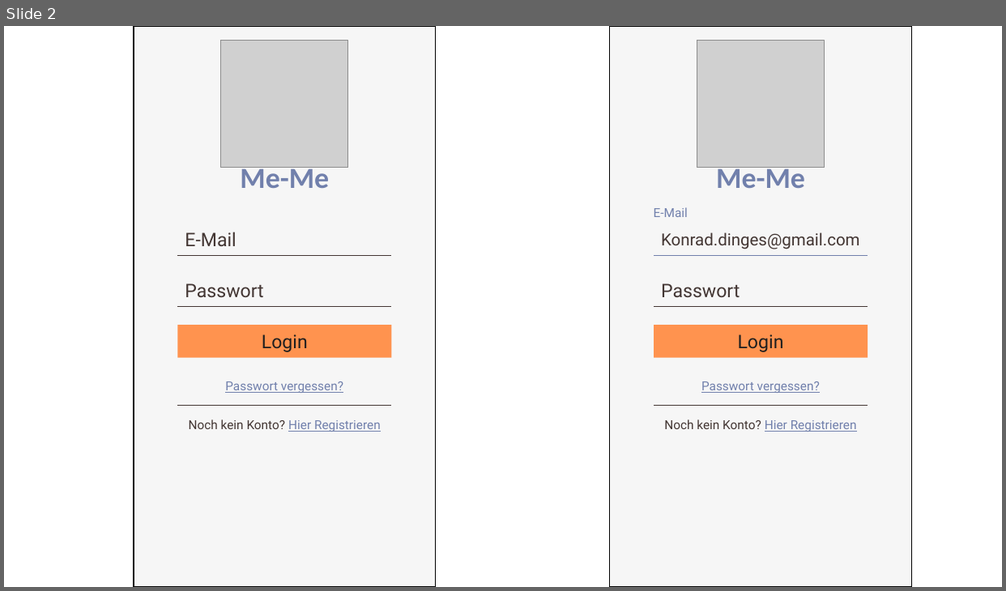
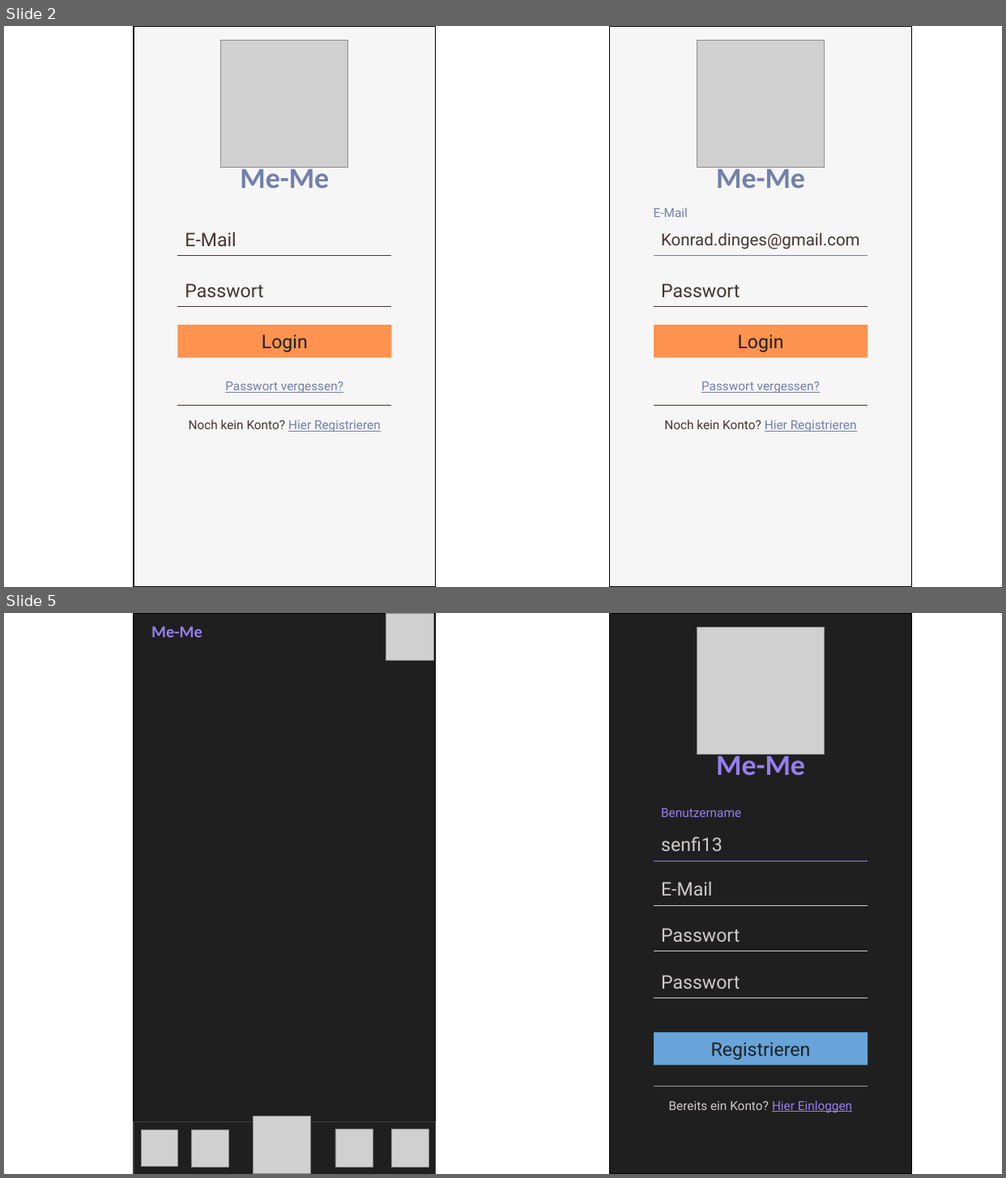
Before and after one commit to janS95/Me-Me, a slide deck: Me-Me_Mockup.pptx. Shown one above the other, each under a label of ours: slide 2 before the commit, slides 2 and 5 after it; the slides between them are not shown. The pictures are 1006x591 and 1006x1178 pixels, drawn with LibreOffice and Linux fonts; fonts in the diff are those of the drawing; grey boxes stand for pictures. Boxes give left, top, right and bottom in pixels: in the first picture for what was removed or moved away, otherwise in the second. Text is boxed around its words. In the diff, an @@ line names an element or a change of style, - is before the commit and + after.

```diff
--- a/Me-Me_Mockup.pptx
+++ b/Me-Me_Mockup.pptx
@@ slide 5 added at (4, 613, 1002, 1174), background #FFFFFF @@
@@ rectangle added at (134, 613, 435, 1174), fill #1F1F1F, outline #000000 1 pt @@
@@ text added at (151, 626, 202, 637), 16 pt, text #957FEF, bold @@
+Me-Me
@@ picture added at (386, 613, 434, 660) @@
@@ rectangle added at (610, 613, 911, 1174), fill #1F1F1F, outline #000000 1 pt @@
@@ picture added at (697, 628, 825, 755) @@
@@ text added at (716, 751, 805, 776), 28 pt, text #957FEF, bold @@
+Me-Me
@@ text added at (661, 808, 741, 817), 12 pt, text #957FEF @@
+Benutzername
@@ text added at (661, 837, 722, 851), 18 pt, text #CFCBCA @@
+senfi13
@@ line added from (654, 861) to (868, 861), #957FEF 0.5 pt @@
@@ text added at (661, 881, 712, 896), 18 pt, text #CFCBCA @@
+E-Mail
@@ line added from (654, 905) to (868, 905), #CFCBCA 0.5 pt @@
@@ text added at (661, 928, 739, 942), 18 pt, text #CFCBCA @@
+Passwort
@@ line added from (654, 952) to (868, 952), #CFCBCA 0.5 pt @@
@@ text added at (661, 975, 739, 989), 18 pt, text #CFCBCA @@
+Passwort
@@ line added from (654, 998) to (868, 998), #CFCBCA 0.5 pt @@
@@ rectangle added at (654, 1033, 868, 1065), fill #68A4D9, 18 pt, text #1F1F1F @@
+Registrieren
@@ line added from (654, 1086) to (868, 1086), #A09896 0.5 pt @@
@@ line added from (134, 1122) to (436, 1122), #A09896 0.5 pt @@
@@ rectangle added at (134, 1122, 435, 1174), fill #1F1F1F, outline #3D3D3D 1 pt @@
@@ picture added at (253, 1117, 311, 1174) @@
@@ text added at (669, 1101, 852, 1113), 12 pt, text #CFCBCA @@
+Bereits ein Konto? Hier Einloggen
@@ picture added at (141, 1131, 177, 1167) @@
@@ picture added at (191, 1131, 228, 1168) @@
@@ picture added at (335, 1130, 373, 1167) @@
@@ picture added at (392, 1130, 429, 1167) @@
```
Also in this commit, not shown: 3 other slides added, 3 other files.
